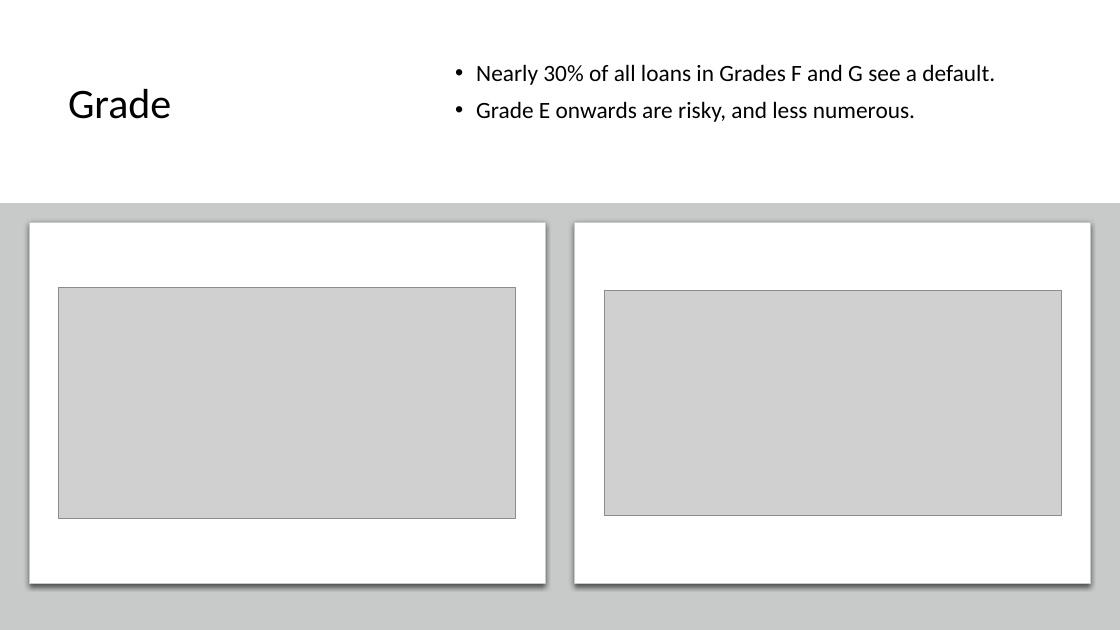
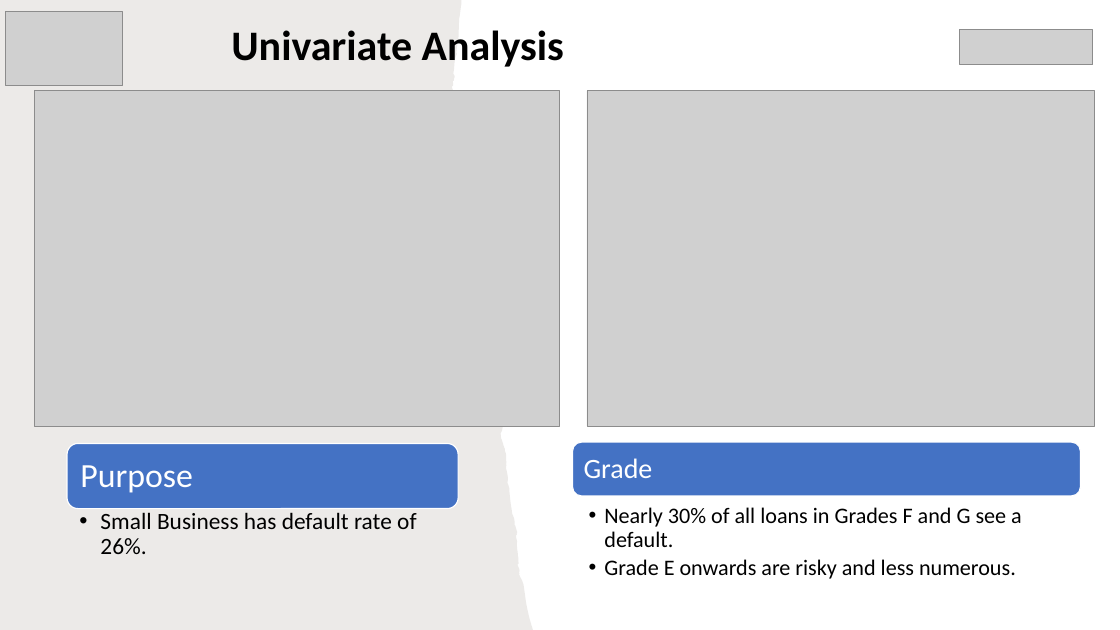
Before and after one commit to rramchan12/Lending-Club-EDA-CaseStudy, a slide deck: slide 11 of LendingClubCaseStudy.pptx (slide 13 before the commit). Drawn at 1120x630 pixels with LibreOffice and Linux fonts; fonts in the diff are those of the drawing; grey boxes stand for pictures; background and template pictures are left out. Boxes give left, top, right and bottom in pixels: in the first picture for what was removed or moved away, otherwise in the second. Text is boxed around its words. In the diff, an @@ line names an element or a change of style, - is before the commit and + after.

```diff
--- a/LendingClubCaseStudy.pptx
+++ b/LendingClubCaseStudy.pptx
@@ freeform shape added at box(0, 0, 534, 630), fill #82766A at 15% opacity @@
@@ picture added at box(6, 11, 123, 86) @@
@@ title added at box(231, 30, 564, 67), 36 pt, text #000000, bold @@
+Univariate Analysis
@@ picture added at box(960, 30, 1093, 66) @@
@@ picture added at box(35, 91, 560, 426) @@
@@ picture added at box(587, 91, 1096, 426) @@
@@ rectangle removed at box(0, 203, 1120, 630) @@
@@ rounded rectangle removed at box(29, 223, 545, 584) @@
@@ rounded rectangle removed at box(575, 223, 1091, 584) @@
@@ picture removed at box(59, 288, 516, 519) @@
@@ picture removed at box(604, 291, 1061, 516) @@
@@ rounded rectangle added at box(67, 444, 459, 509), fill #4472C4, outline #FFFFFF 1 pt @@
@@ rounded rectangle added at box(573, 442, 1081, 496), fill #4472C4, outline #FFFFFF 1 pt @@
@@ text "Grade": place and size @@
-text "Grade" at box(68, 89, 171, 119)
+text "Grade" at box(584, 458, 653, 478)
@@ text "Grade" at box(584, 458, 653, 478): size 36 to 24 pt, text colour #000000 to #FFFFFF; more space between paragraphs @@
@@ text added at box(80, 465, 193, 493), 29 pt, text #FFFFFF @@
+Purpose
@@ text "Nearly 30% of all loans ...": place and size @@
-text "Nearly 30% of all loans ..." at box(476, 64, 995, 122)
+text "Nearly 30% of all loans ..." at box(604, 507, 1022, 579)
@@ text "Nearly 30% of all loans ..." at box(604, 507, 1022, 579): vertical alignment middle to top @@
@@ text at box(604, 507, 1022, 547): size 20 to 19 pt in "Nearly 30% of all loans in Grades ..."; list level 1 to 2 in "Nearly 30% of all loans ..." @@
@@ text added at box(100, 512, 416, 554), 20 pt, text #000000 @@
+  • Small Business has default rate of 26%.
@@ text at box(604, 559, 1016, 579): text changed; size 20 to 19 pt @@
-• Grade E onwards are risky, and less numerous.
+  • Grade E onwards are risky and less numerous.
```
Also in this commit, not shown: 11 other slides changed, 1 slide added, 7 slides removed, 3 other files.
